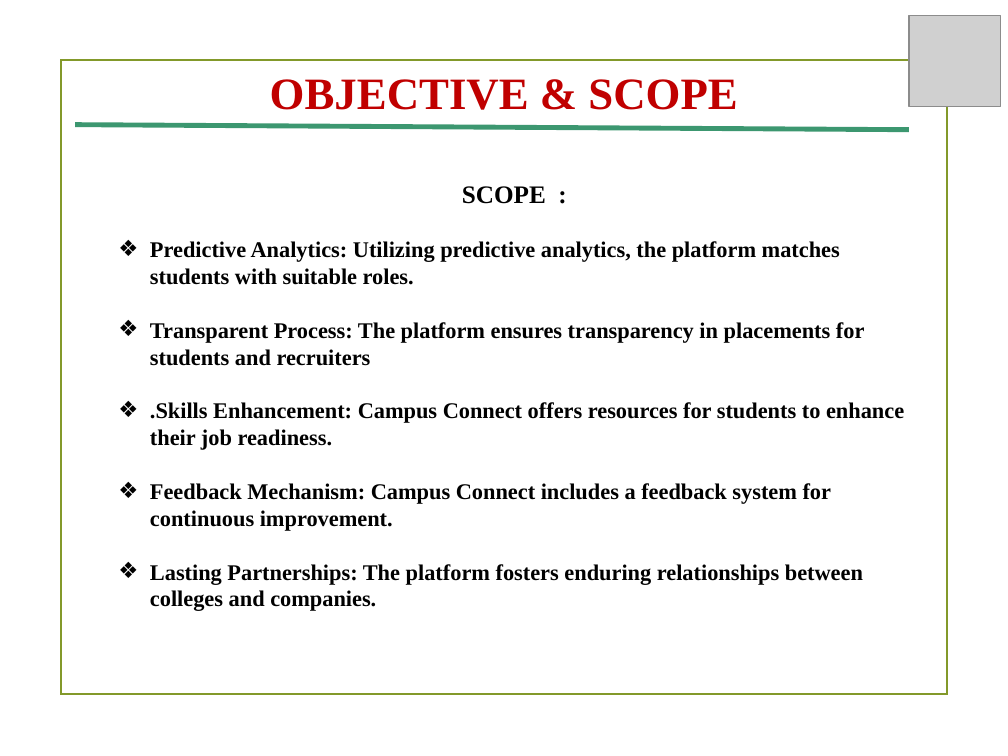
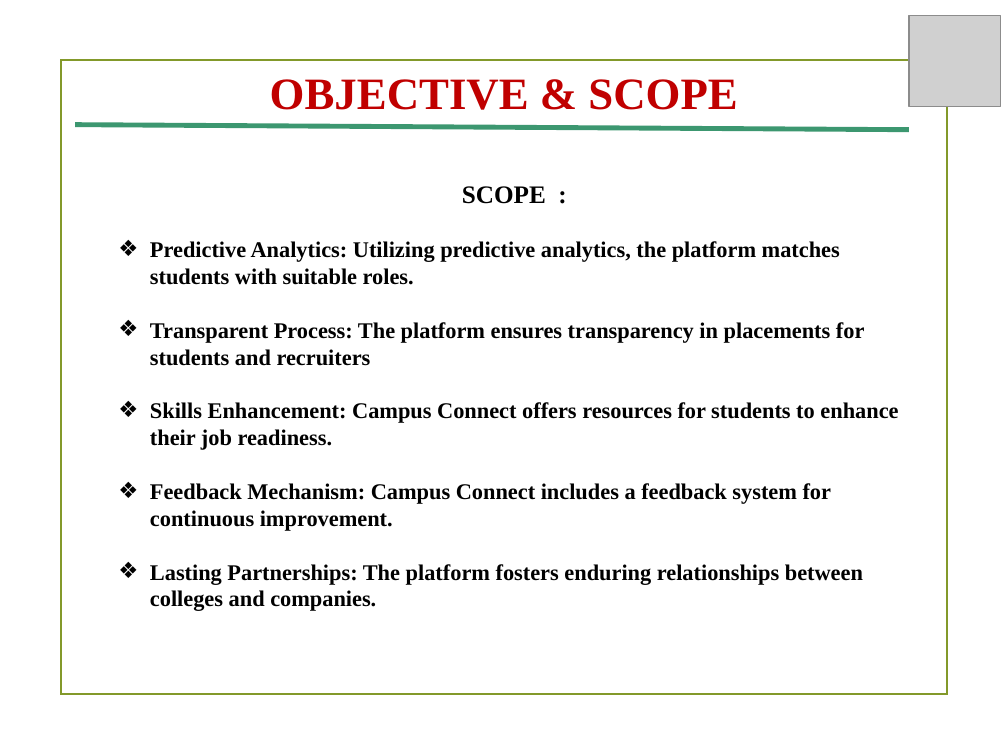
Before and after one commit to DevJSter/campusConnect, a slide deck: slide 9 of src/docs/MiniProject.pptx. Drawn at 1008x756 pixels with LibreOffice and Linux fonts; fonts in the diff are those of the drawing; grey boxes stand for pictures; background and template pictures are left out. Boxes give left, top, right and bottom in pixels: in the first picture for what was removed or moved away, otherwise in the second. Text is boxed around its words. In the diff, an @@ line names an element or a change of style, - is before the commit and + after.

```diff
--- a/src/docs/MiniProject.pptx
+++ b/src/docs/MiniProject.pptx
@@ text at (150,402,898,450): text changed @@
-❖ .Skills Enhancement: Campus Connect offers resources for students to enhance their job readiness.
+❖ Skills Enhancement: Campus Connect offers resources for students to enhance their job readiness.
```
Also in this commit, not shown: 3 other files.
